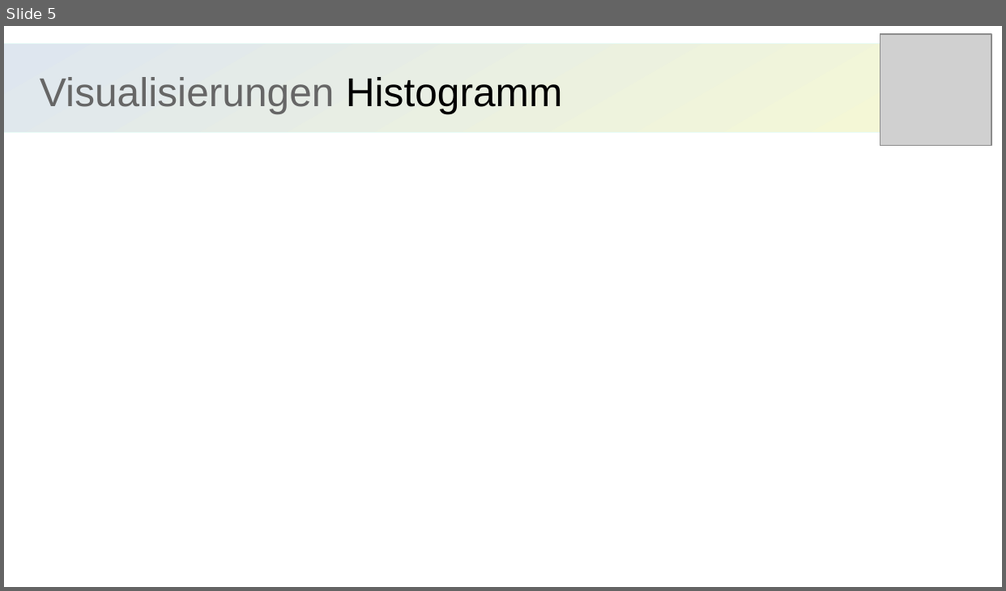
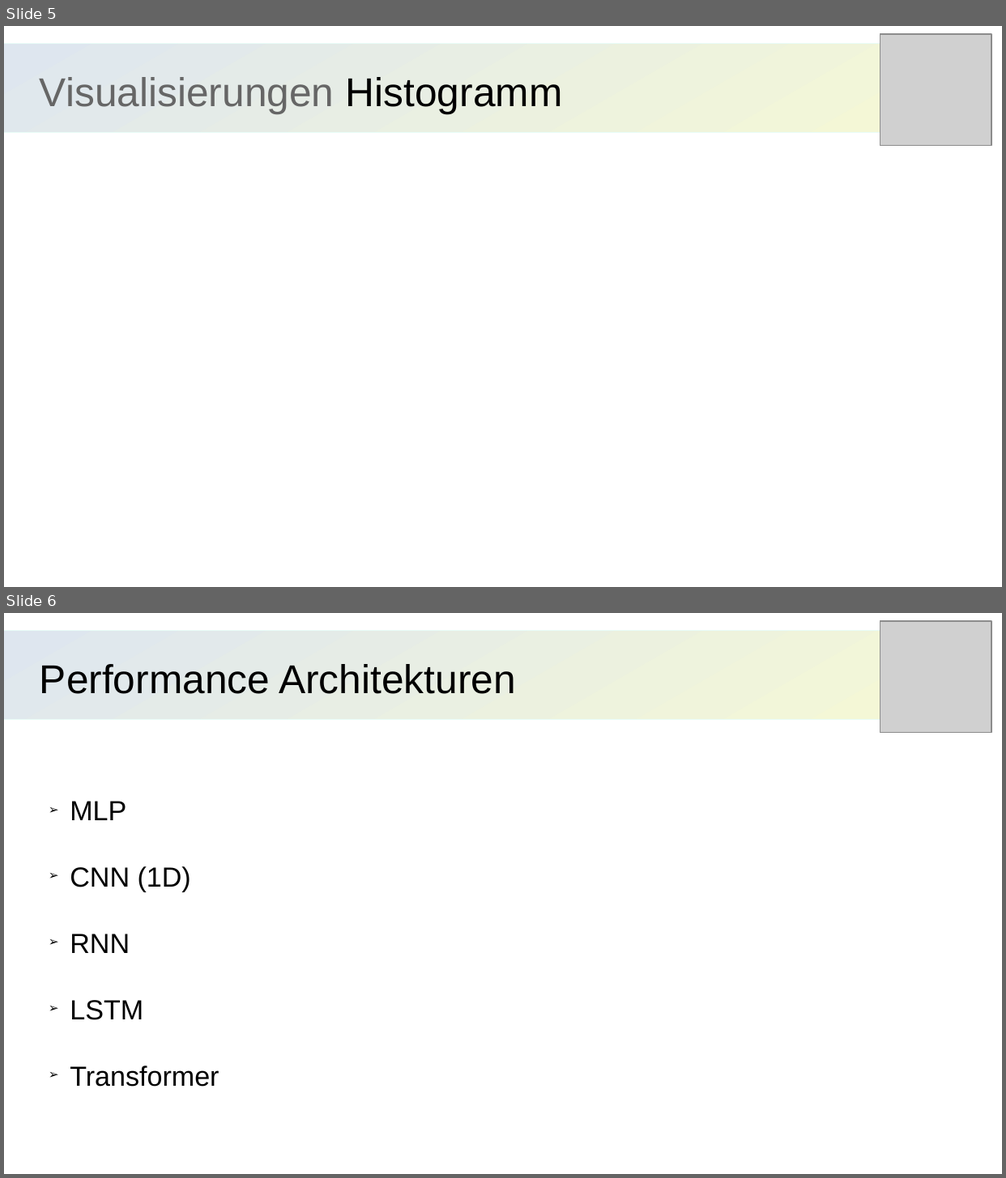
Before and after one commit to TorgeSchwark/BS-Temperature, a slide deck: presentation_prototype.odp. Shown one above the other, each under a label of ours: slide 5 before the commit, slides 5 and 6 after it. The pictures are 1006x591 and 1006x1178 pixels, drawn with LibreOffice and Linux fonts; fonts in the diff are those of the drawing; grey boxes stand for pictures. Boxes give left, top, right and bottom in pixels: in the first picture for what was removed or moved away, otherwise in the second. Text is boxed around its words. In the diff, an @@ line names an element or a change of style, - is before the commit and + after.

```diff
--- a/presentation_prototype.odp
+++ b/presentation_prototype.odp
@@ slide 6 added at (4, 613, 1002, 1174), background #FFFFFF @@
@@ rectangle added at (4, 631, 985, 720), fill gradient #DEE6EF to #F6F9D4, outline #E8FCF7 0 pt @@
@@ picture added at (880, 621, 992, 733) @@
@@ title added at (40, 664, 516, 694), 32 pt, text #000000 @@
+Performance Architekturen
@@ text added at (70, 801, 219, 1087), 22 pt, text #000000 @@
+➢ MLP
+➢ CNN (1D)
+➢ RNN
+➢ LSTM
+➢ Transformer
```
Also in this commit, not shown: 16 other slides added.
